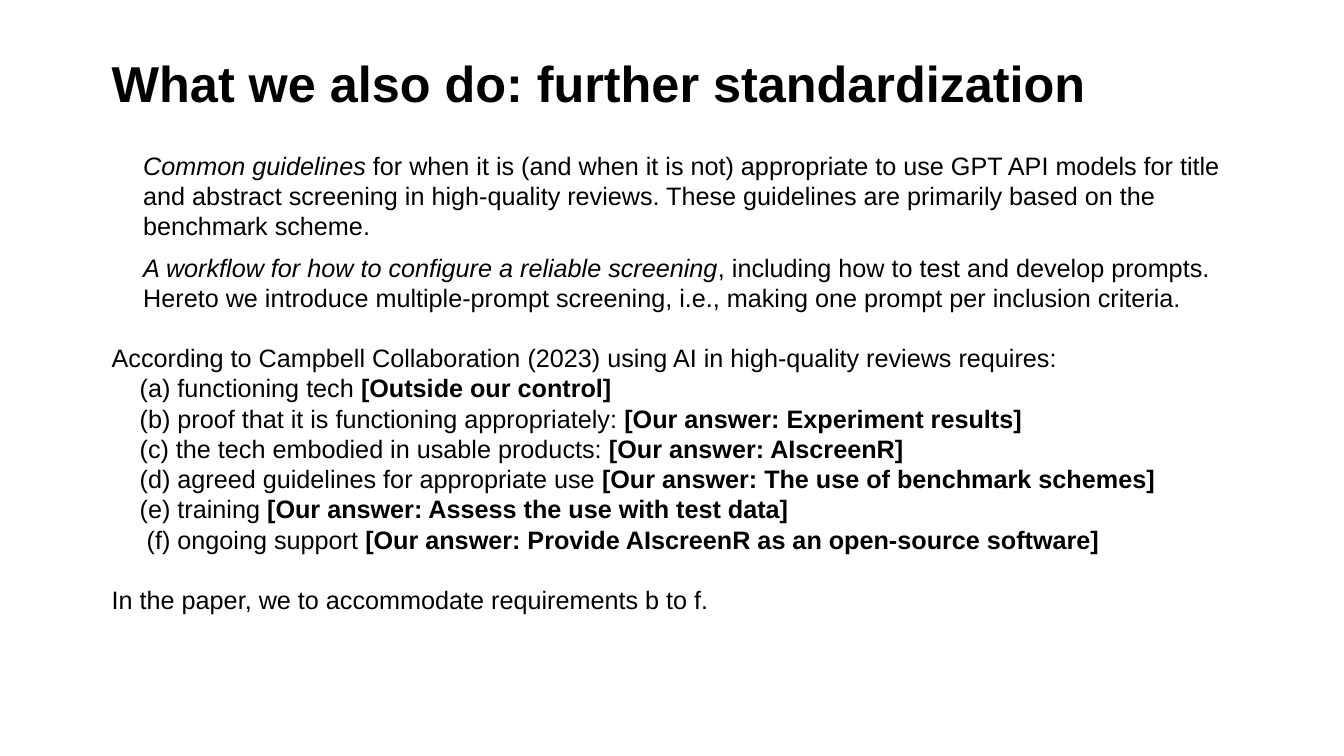
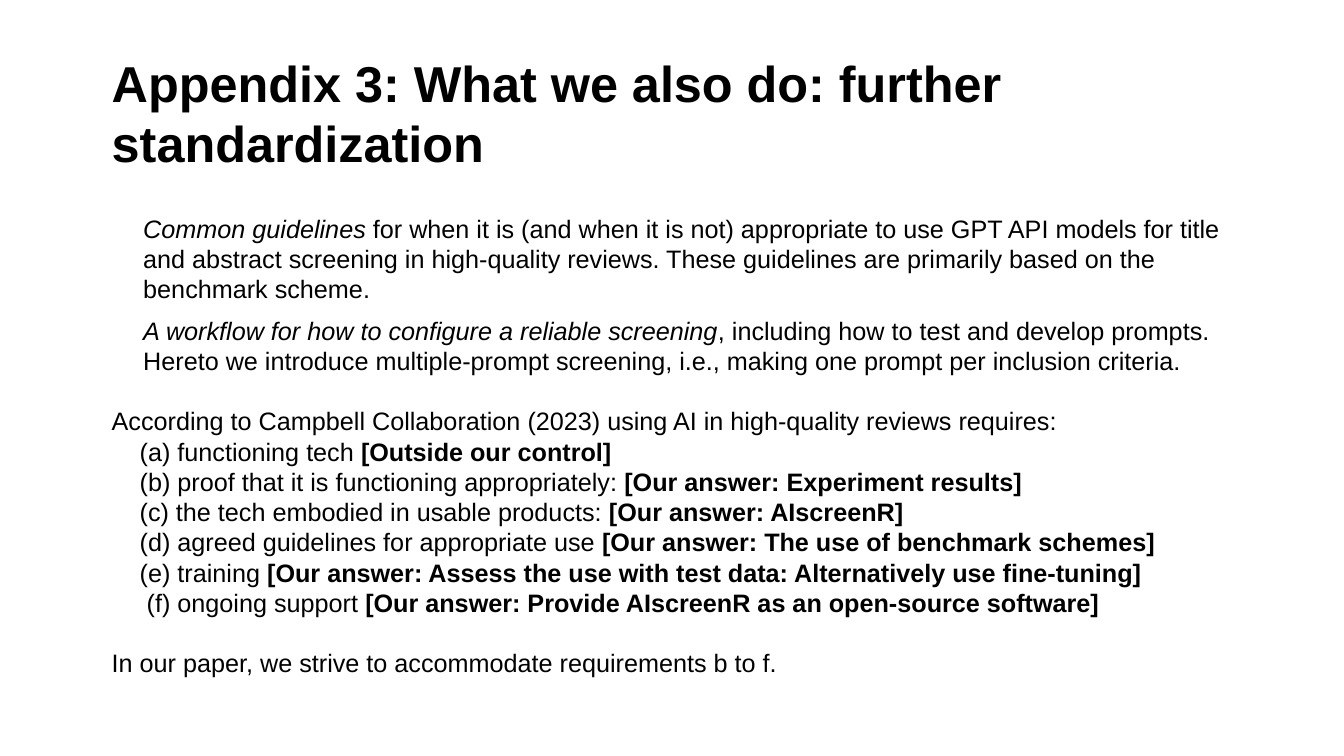
Before and after one commit to MikkelVembye/SRMA-SIG-presentation, a slide deck: slide 15 of SRMA SIG presentation 2024.potx.pptx. Drawn at 1344x756 pixels with LibreOffice and Linux fonts; fonts in the diff are those of the drawing; background and template pictures are left out. Boxes give left, top, right and bottom in pixels: in the first picture for what was removed or moved away, otherwise in the second. Text is boxed around its words. In the diff, an @@ line names an element or a change of style, - is before the commit and + after.

```diff
--- a/SRMA SIG presentation 2024.potx.pptx
+++ b/SRMA SIG presentation 2024.potx.pptx
@@ title at box(112, 65, 1001, 163): text changed @@
-What we also do: further standardization
+Appendix 3: What we also do: further standardization
@@ text "Common guidelines for when it ...": place and size @@
-text "Common guidelines for when it ..." at box(112, 156, 1219, 615)
+text "Common guidelines for when it ..." at box(112, 219, 1219, 678)
@@ text at box(140, 563, 1141, 587): text changed @@
-(e) training [Our answer: Assess the use with test data]
+(e) training [Our answer: Assess the use with test data: Alternatively use fine-tuning]
@@ text at box(112, 653, 777, 678): text changed @@
-In the paper, we to accommodate requirements b to f.
+In our paper, we strive to accommodate requirements b to f.
```
Also in this commit, not shown: 4 other slides changed, 1 slide added, 1 slide removed.
